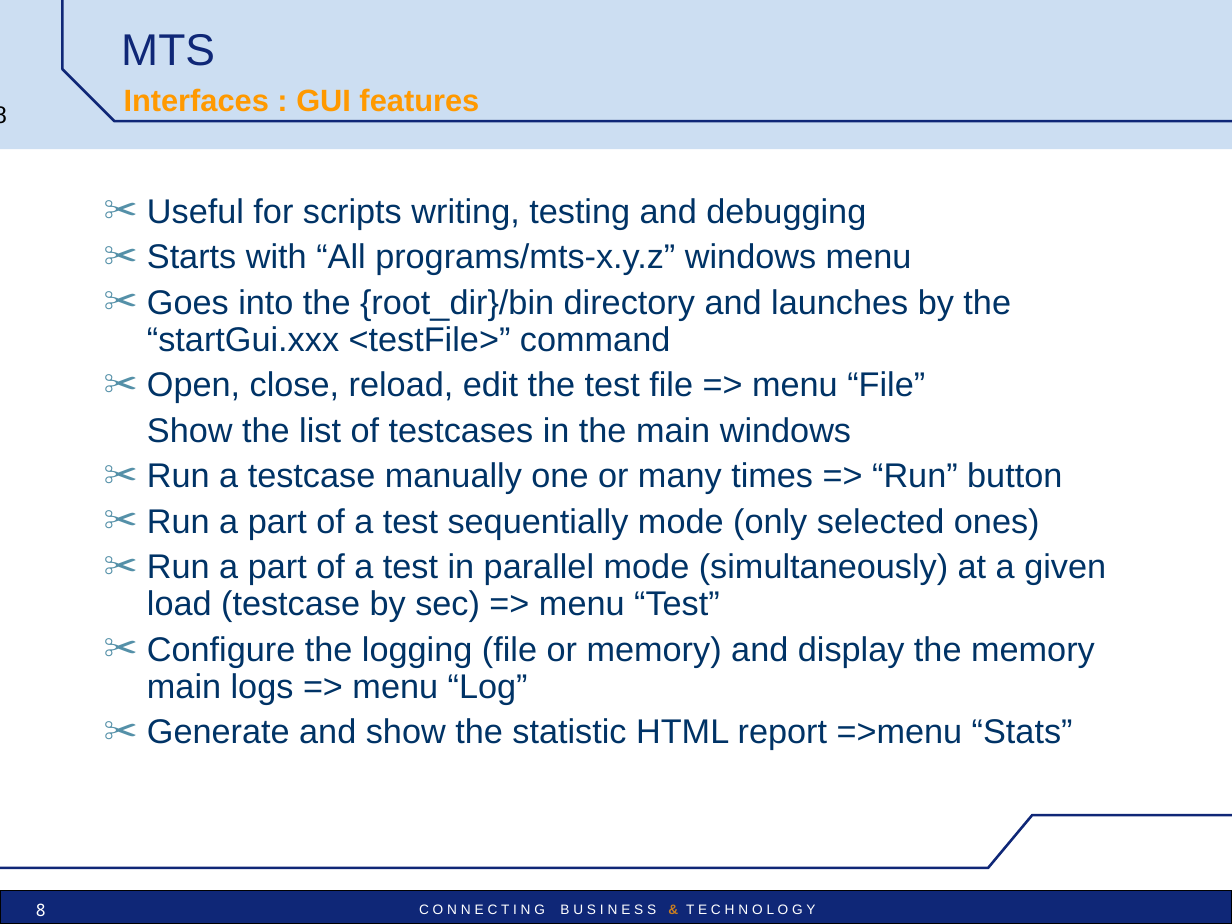
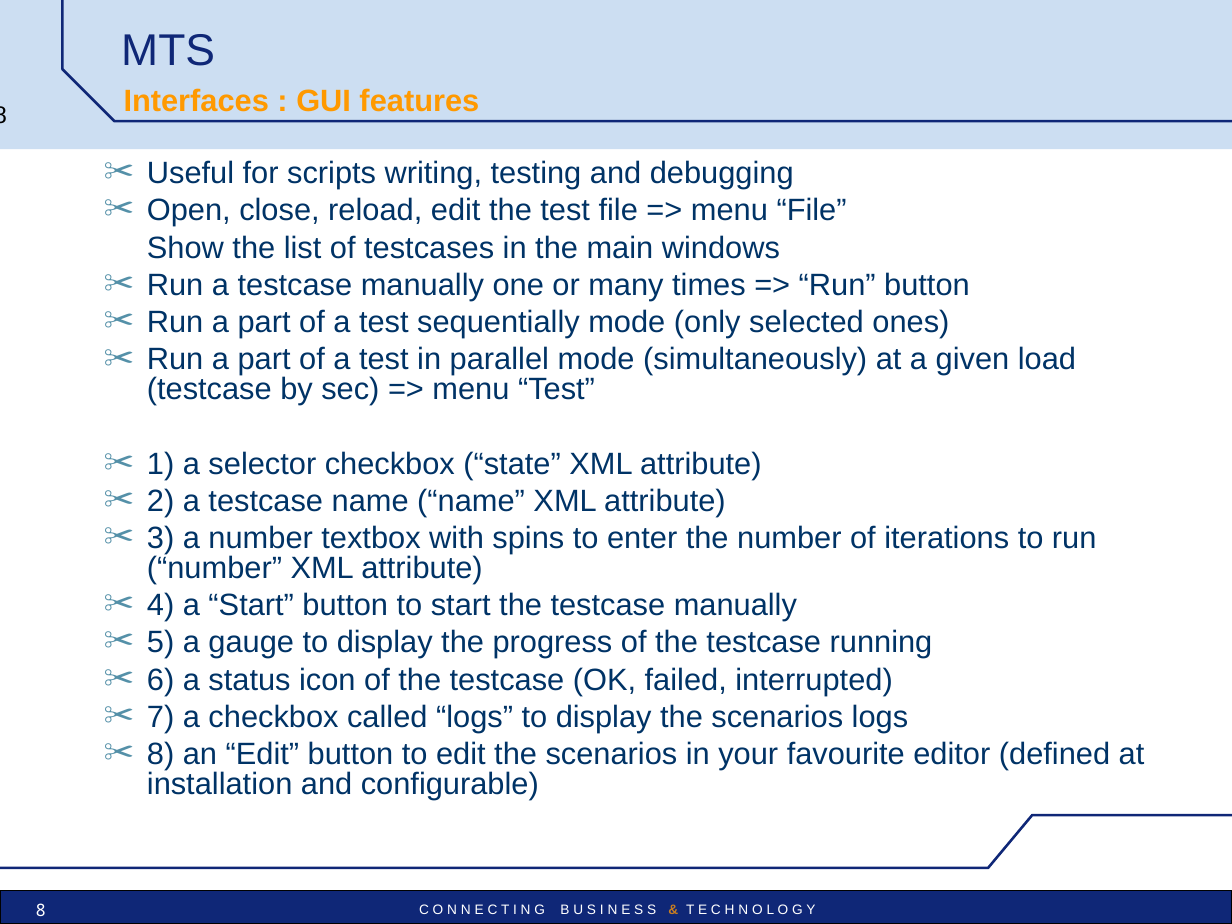
Before and after one commit to uttamhoode9/mts-trunk, a slide deck: slide 8 of mts/src/main/doc/MTS_pres_technical.ppt. Drawn at 1232x924 pixels with LibreOffice and Linux fonts; fonts in the diff are those of the drawing; background and template pictures are left out. Boxes give left, top, right and bottom in pixels: in the first picture for what was removed or moved away, otherwise in the second. Text is boxed around its words. In the diff, an @@ line names an element or a change of style, - is before the commit and + after.

```diff
--- a/mts/src/main/doc/MTS_pres_technical.ppt
+++ b/mts/src/main/doc/MTS_pres_technical.ppt
@@ text "Useful for scripts writing, testing ...": place and size @@
-text "Useful for scripts writing, testing ..." at (147,198,1106,750)
+text "Useful for scripts writing, testing ..." at (147,160,1145,799)
@@ text at (147,160,1076,405): size 20 to 18 pt in "Useful for scripts writing, testing and debugging", "Open, close, reload, edit the test file ...", "Show the list of testcases in the ...", "Run a testcase manually one or many ..." and 2 more places; line spacing 0.9 to 0.8 @@
@@ text at (147,243,1011,352): paragraphs removed @@
-✂ Starts with “All programs/mts-x.y.z” windows menu
-✂ Goes into the {root_dir}/bin directory and launches by the “startGui.xxx <testFile>” command
@@ text at (147,451,1145,799): text changed; size 20 to 18 pt @@
-✂ Configure the logging (file or memory) and display the memory main logs => menu “Log”
-✂ Generate and show the statistic HTML report =>menu “Stats”
+✂ 1) a selector checkbox (“state” XML attribute)
+✂ 2) a testcase name (“name” XML attribute)
+✂ 3) a number textbox with spins to enter the number of iterations to run (“number” XML attribute)
+✂ 4) a “Start” button to start the testcase manually
+✂ 5) a gauge to display the progress of the testcase running
+✂ 6) a status icon of the testcase (OK, failed, interrupted)
+✂ 7) a checkbox called “logs” to display the scenarios logs
+✂ 8) an “Edit” button to edit the scenarios in your favourite editor (defined at installation and configurable)
```
